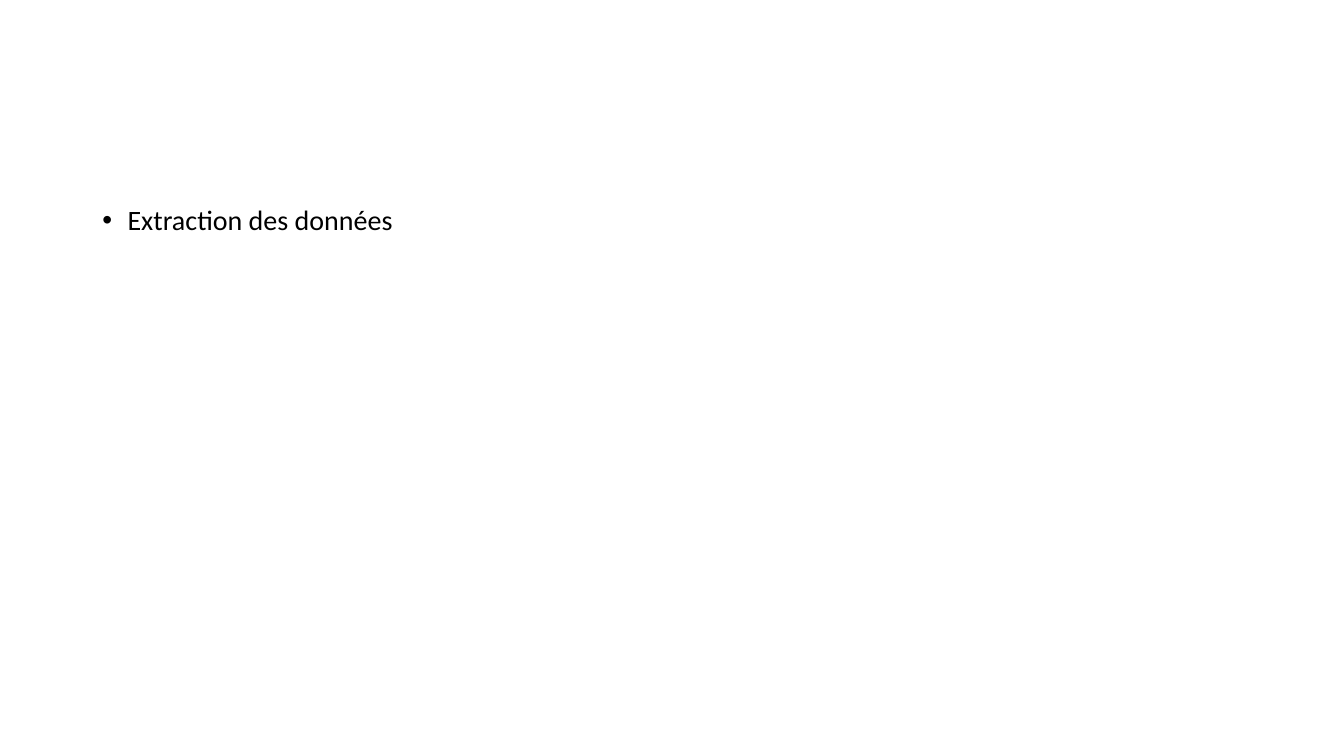
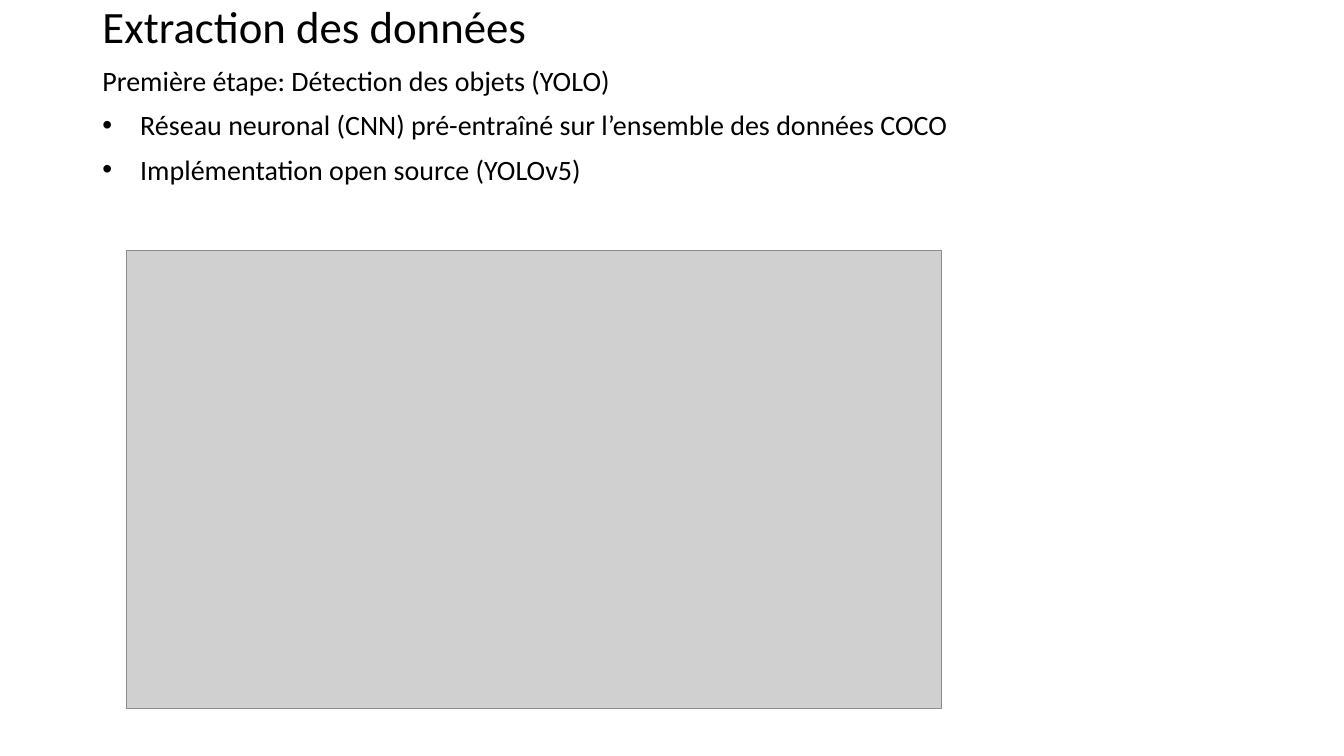
Before and after one commit to grotsartdehe/TFE, a slide deck: slide 5 of Presentation/Slides_TFE.pptx. Drawn at 1344x756 pixels with LibreOffice and Linux fonts; fonts in the diff are those of the drawing; grey boxes stand for pictures. Boxes give left, top, right and bottom in pixels: in the first picture for what was removed or moved away, otherwise in the second. Text is boxed around its words. In the diff, an @@ line names an element or a change of style, - is before the commit and + after.

```diff
--- a/Presentation/Slides_TFE.pptx
+++ b/Presentation/Slides_TFE.pptx
@@ text "Extraction des données": place and size @@
-text "Extraction des données" at box(128, 210, 393, 231)
+text "Extraction des données" at box(102, 12, 947, 185)
@@ text at box(102, 12, 526, 44): size 20 to 32 pt in "Extraction des données"; bullet • to none @@
@@ text at box(102, 70, 947, 185): paragraphs added @@
+Première étape: Détection des objets (YOLO)
+• Réseau neuronal (CNN) pré-entraîné sur l’ensemble des données COCO
+• Implémentation open source (YOLOv5)
@@ picture added at box(126, 250, 942, 709) @@
```
Also in this commit, not shown: 1 other slide changed, 7 slides added.
